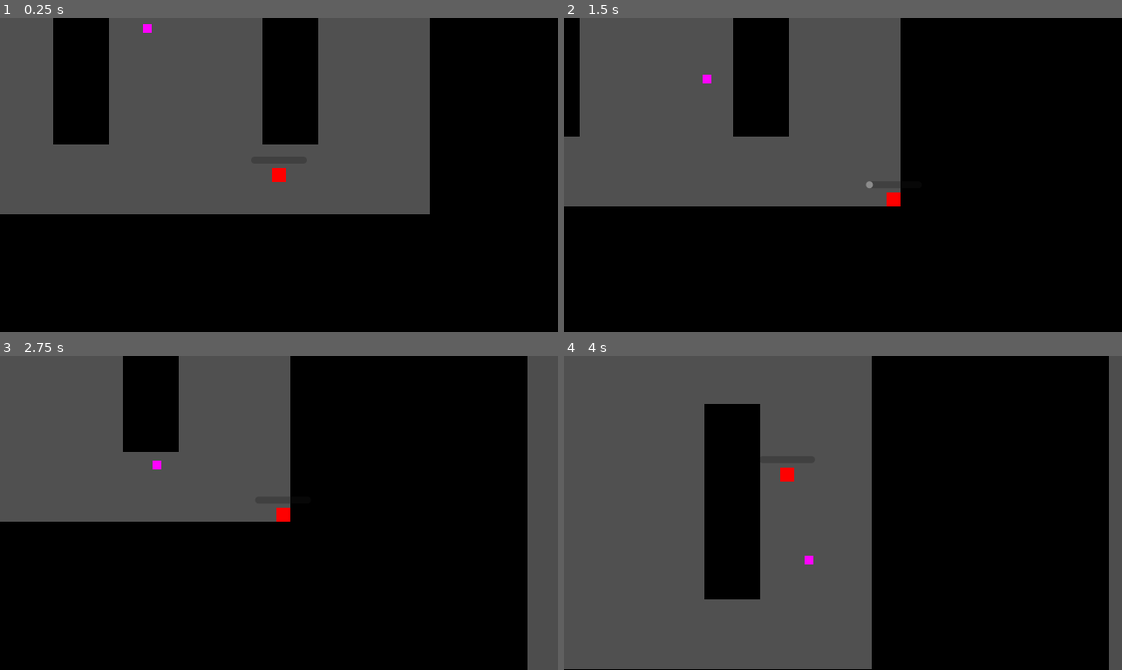
Above: before the commit, frames 1-4 (two rows, left to right).
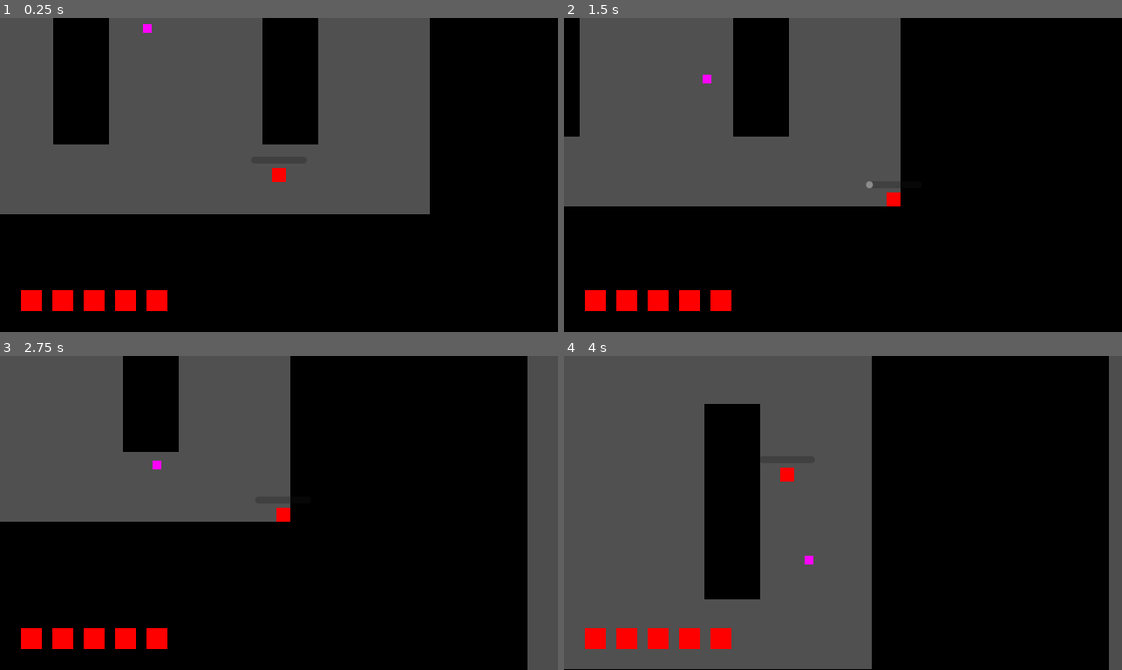
Above: after the commit, the same moments.

Repository: IanLum/square-game
Game: Godot game, scene res://src/main.tscn
Two runs of this game, one before a commit and one after it. Both use one fixed random seed, a clock stepped at 60 frames per second and the inputs below.
Inputs (mouse positions are in pixels of both pictures, inside the frame that each line leads up to):
- Up to frame 1 (0.25 s): no input
- Up to frame 2 (1.5 s): tap Enter at 0.5 s; move the mouse to (965, 159) at 0.52 s; press the mouse at (965, 159) at 0.53 s; hold D (right) 0.53-1.28 s; move the mouse to (731, 190) at 1.27 s; release the mouse at (731, 190) at 1.28 s; hold S (down) from 1.28 s (still down); tap Space (utility) at 1.35 s
- Up to frame 3 (2.75 s): move the mouse to (334, 443) at 2.02 s; release S (down) at 2.03 s; press the mouse at (334, 443) at 2.03 s; hold D (right) from 2.03 s (still down)
- Up to frame 4 (4 s): move the mouse to (815, 575) at 2.77 s; release D (right) at 2.78 s; release the mouse at (815, 575) at 2.78 s; hold W (up) 2.78-3.53 s; tap Space (utility) at 2.85 s; move the mouse to (1010, 560) at 3.52 s; press the mouse at (1010, 560) at 3.53 s; hold A (left) from 3.53 s (still down)

The runs differ from the first frame. In frame 1, 1.2% of the frame differs, in the area x 3-30%, y 86-94%; in frame 2, 1.2%; in frame 3, 1.2%; in frame 4, 1.2%.

Commit message:
player takes damage + ui

Diff:
--- /dev/null
+++ b/src/display/heart.tscn
@@ -0,0 +1,7 @@
+[gd_scene format=3 uid="uid://bno8be3nrywfa"]
+
+[node name="heart" type="ColorRect"]
+custom_minimum_size = Vector2(24, 24)
+offset_right = 24.0
+offset_bottom = 24.0
+color = Color(1, 0, 0, 1)
--- /dev/null
+++ b/src/display/ui.gd
@@ -0,0 +1,11 @@
+extends CanvasLayer
+
+
+# Called when the node enters the scene tree for the first time.
+func _ready():
+	pass # Replace with function body.
+
+
+# Called every frame. 'delta' is the elapsed time since the previous frame.
+func _process(delta):
+	pass
--- /dev/null
+++ b/src/display/ui.tscn
@@ -0,0 +1,33 @@
+[gd_scene load_steps=3 format=3 uid="uid://hhfchlxg4hc6"]
+
+[ext_resource type="PackedScene" uid="uid://bno8be3nrywfa" path="res://src/display/heart.tscn" id="1_0joe3"]
+[ext_resource type="Script" path="res://src/display/ui.gd" id="1_waxd7"]
+
+[node name="ui" type="CanvasLayer"]
+script = ExtResource("1_waxd7")
+
+[node name="HBoxContainer" type="HBoxContainer" parent="."]
+anchors_preset = 2
+anchor_top = 1.0
+anchor_bottom = 1.0
+offset_left = 24.0
+offset_top = -48.0
+offset_right = 160.0
+offset_bottom = -24.0
+grow_vertical = 0
+theme_override_constants/separation = 12
+
+[node name="heart" parent="HBoxContainer" instance=ExtResource("1_0joe3")]
+layout_mode = 2
+
+[node name="heart2" parent="HBoxContainer" instance=ExtResource("1_0joe3")]
+layout_mode = 2
+
+[node name="heart3" parent="HBoxContainer" instance=ExtResource("1_0joe3")]
+layout_mode = 2
+
+[node name="heart4" parent="HBoxContainer" instance=ExtResource("1_0joe3")]
+layout_mode = 2
+
+[node name="heart5" parent="HBoxContainer" instance=ExtResource("1_0joe3")]
+layout_mode = 2
--- a/src/enemies/dasher.gd
+++ b/src/enemies/dasher.gd
@@ -40,4 +40,4 @@
 func _on_attack_box_body_entered(body: Player):
 	dash_timer.stop()
 	endlag()
-	body.take_damage()
+	body.take_damage(1)
--- a/src/player/player.gd
+++ b/src/player/player.gd
@@ -1,6 +1,7 @@
 extends CharacterBody2D
 class_name Player
 
+const MAX_HEALTH = 5
 const SPEED = 300
 const ATTACK_SLOW = 0.3
 const ATTACK_TIME = 0.2
@@ -9,12 +10,18 @@
 const CHARGE_TIME = 1
 const CHARGE_SLOW = 0.5
 
-
 @onready var red_attack = preload("res://src/player/red_attack.tscn")
 @onready var attack_lag = $AttackLag
 @onready var charge_bar = $AttackCharge
 
+@onready var health = MAX_HEALTH: set = _set_health
 var charge = 0: set = _set_charge
+
+func _set_health(new_health):
+	health = clamp(new_health, 0, MAX_HEALTH)
+	var hbox = $ui/HBoxContainer
+	for i in hbox.get_child_count():
+		hbox.get_child(i).visible = health > i
 
 func _set_charge(new_charge):
 	charge = clamp(new_charge, 0, MAX_CHARGE)
@@ -61,7 +68,5 @@
 		attack()
 
 
-func take_damage():
-	modulate = Color(0, 0.5)
-	await get_tree().create_timer(0.1).timeout
-	modulate = Color.WHITE
+func take_damage(damage: int):
+	health -= damage
--- a/src/player/player.tscn
+++ b/src/player/player.tscn
@@ -1,6 +1,7 @@
-[gd_scene load_steps=3 format=3 uid="uid://cec8srgilxgmp"]
+[gd_scene load_steps=4 format=3 uid="uid://cec8srgilxgmp"]
 
 [ext_resource type="Script" path="res://src/player/player.gd" id="1_beyo2"]
+[ext_resource type="PackedScene" uid="uid://hhfchlxg4hc6" path="res://src/display/ui.tscn" id="2_m116u"]
 
 [sub_resource type="RectangleShape2D" id="RectangleShape2D_saue7"]
 size = Vector2(16, 16)
@@ -40,3 +41,5 @@
 offset_bottom = -13.0
 grow_horizontal = 2
 show_percentage = false
+
+[node name="ui" parent="." instance=ExtResource("2_m116u")]
